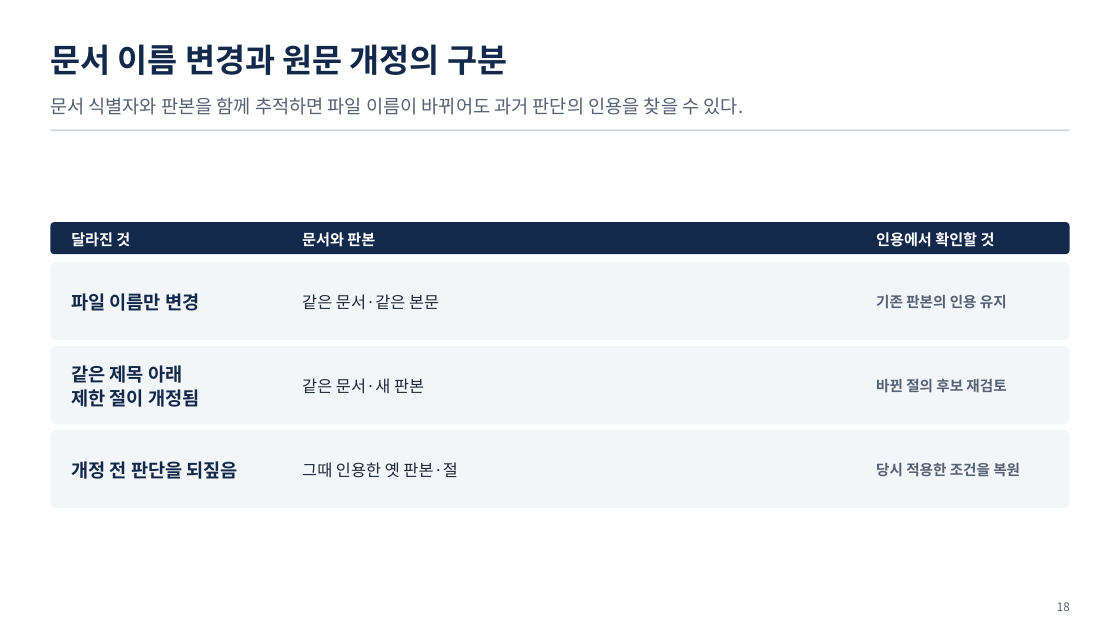
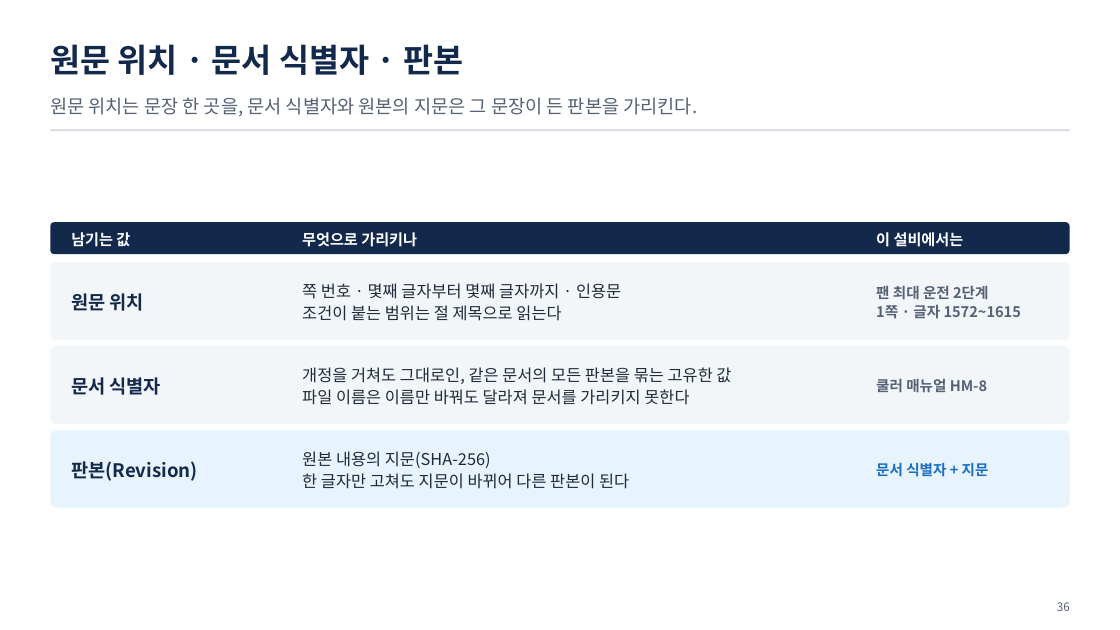
Before and after one commit to uengine-oss/hyd-iot-edu, a slide deck: slide 36 of workspace/강의제작/산출물/실전반/이론_오프라인/03회차/실전반_오프라인_03회차.pptx (slide 18 before the commit). Drawn at 1120x630 pixels with LibreOffice and Linux fonts; fonts in the diff are those of the drawing. Boxes give left, top, right and bottom in pixels: in the first picture for what was removed or moved away, otherwise in the second. Text is boxed around its words. In the diff, an @@ line names an element or a change of style, - is before the commit and + after.

```diff
--- a/workspace/강의제작/산출물/실전반/이론_오프라인/03회차/실전반_오프라인_03회차.pptx
+++ b/workspace/강의제작/산출물/실전반/이론_오프라인/03회차/실전반_오프라인_03회차.pptx
@@ text at bbox=[50, 44, 463, 75]: text changed @@
-문서 이름 변경과 원문 개정의 구분
+원문 위치 · 문서 식별자 · 판본
@@ text at bbox=[50, 97, 698, 117]: text changed @@
-문서 식별자와 판본을 함께 추적하면 파일 이름이 바뀌어도 과거 판단의 인용을 찾을 수 있다.
+원문 위치는 문장 한 곳을, 문서 식별자와 원본의 지문은 그 문장이 든 판본을 가리킨다.
@@ text at bbox=[71, 232, 130, 247]: text changed @@
-달라진 것
+남기는 값
@@ text at bbox=[302, 232, 417, 247]: text changed @@
-문서와 판본
+무엇으로 가리키나
@@ text at bbox=[876, 232, 964, 247]: text changed @@
-인용에서 확인할 것
+이 설비에서는
@@ text at bbox=[71, 293, 144, 311]: text changed @@
-파일 이름만 변경
+원문 위치
@@ text at bbox=[302, 283, 621, 321]: text changed @@
-같은 문서·같은 본문
+쪽 번호 · 몇째 글자부터 몇째 글자까지 · 인용문
+조건이 붙는 범위는 절 제목으로 읽는다
@@ text at bbox=[876, 286, 1021, 319]: text changed @@
-기존 판본의 인용 유지
+팬 최대 운전 2단계
+1쪽 · 글자 1572~1615
@@ text at bbox=[71, 377, 161, 395]: text changed @@
-같은 제목 아래
-제한 절이 개정됨
+문서 식별자
@@ text at bbox=[302, 367, 731, 405]: text changed @@
-같은 문서·새 판본
+개정을 거쳐도 그대로인, 같은 문서의 모든 판본을 묶는 고유한 값
+파일 이름은 이름만 바꿔도 달라져 문서를 가리키지 못한다
@@ text at bbox=[876, 379, 987, 393]: text changed @@
-바뀐 절의 후보 재검토
+쿨러 매뉴얼 HM-8
@@ rounded rectangle at bbox=[50, 430, 1070, 508]: fill #F3F6F9 to #E7F3FD @@
@@ text at bbox=[71, 461, 197, 481]: text changed @@
-개정 전 판단을 되짚음
+판본(Revision)
@@ text at bbox=[302, 451, 629, 489]: text changed @@
-그때 인용한 옛 판본·절
+원본 내용의 지문(SHA-256)
+한 글자만 고쳐도 지문이 바뀌어 다른 판본이 된다
@@ text at bbox=[876, 462, 989, 477]: text changed; text colour #556175 to #1A6FC4 @@
-당시 적용한 조건을 복원
+문서 식별자 + 지문
@@ text at bbox=[1057, 602, 1070, 611]: text changed @@
-18
+36
```
Also in this commit, not shown: 13 other slides changed, 54 slides added, 25 slides removed, 11 other files.
